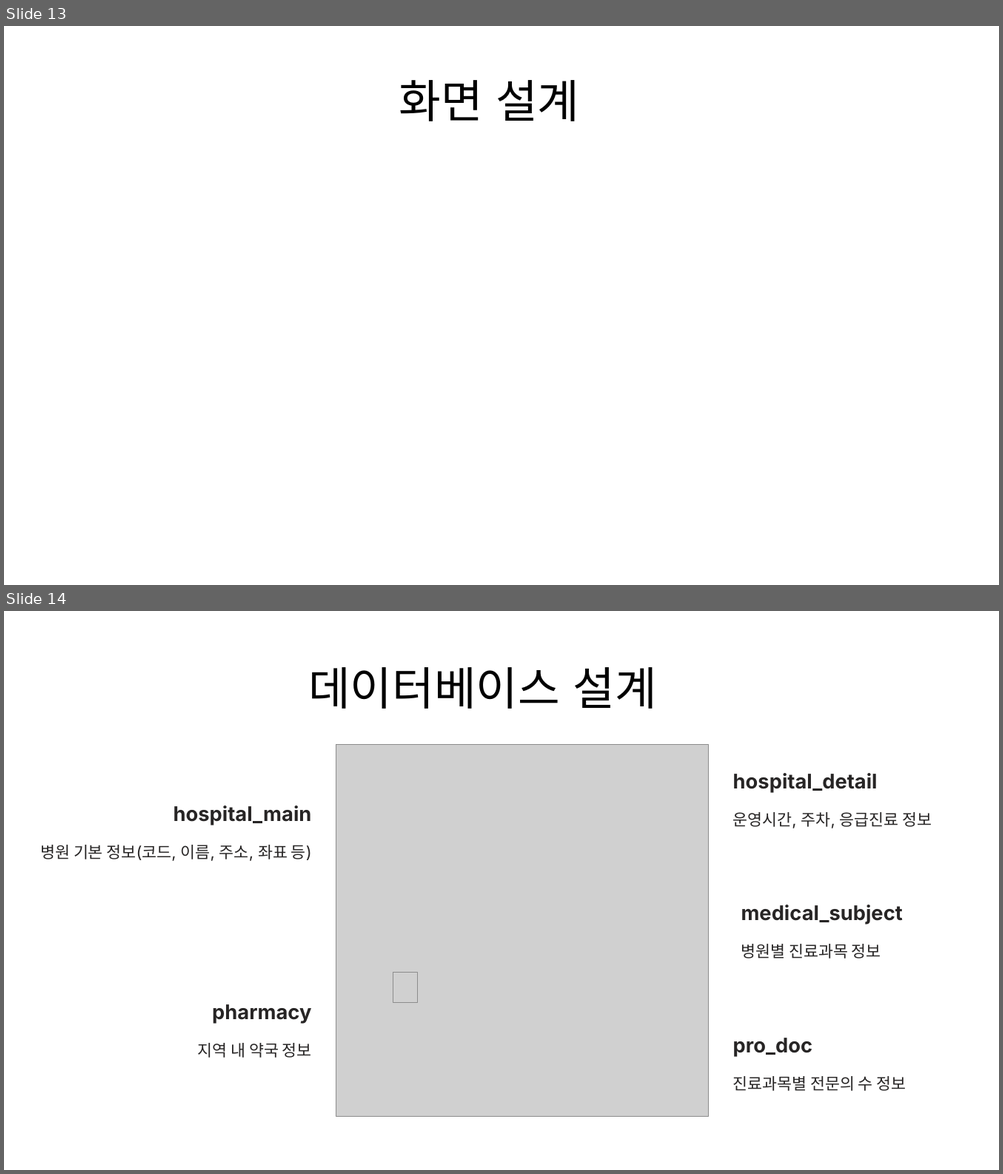
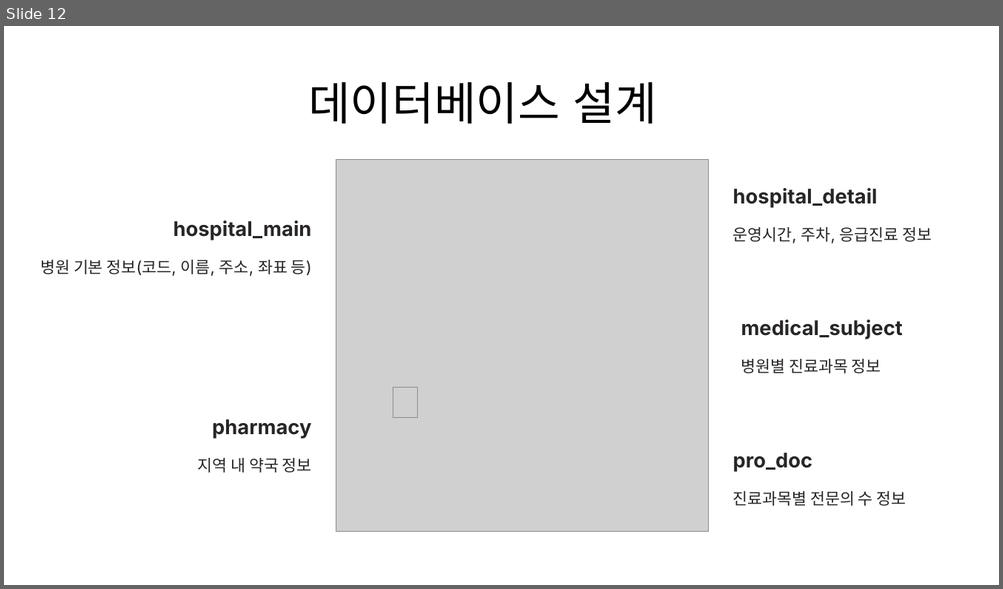
Before and after one commit to 0dlgmlwo0/Project_hospital, a slide deck: 최종발표.pptx. Shown one above the other, each under a label of ours: slides 13 and 14 before the commit, slide 12 after it. The pictures are 1003x1174 and 1003x589 pixels, drawn with LibreOffice and Linux fonts; fonts in the diff are those of the drawing; grey boxes stand for pictures. Boxes give left, top, right and bottom in pixels: in the first picture for what was removed or moved away, otherwise in the second. Text is boxed around its words. In the diff, an @@ line names an element or a change of style, - is before the commit and + after.

```diff
--- a/최종발표.pptx
+++ b/최종발표.pptx
@@ slide 13 removed at (x1=4, y1=26, x2=999, y2=585), background #FFFFFF @@
@@ title removed at (x1=399, y1=80, x2=579, y2=121) @@
-화면 설계
@@ what was slide 14 is now slide 12 @@
```
Also in this commit, not shown: 6 slides changed, 3 slides added, 3 other slides removed, 1 other file.
